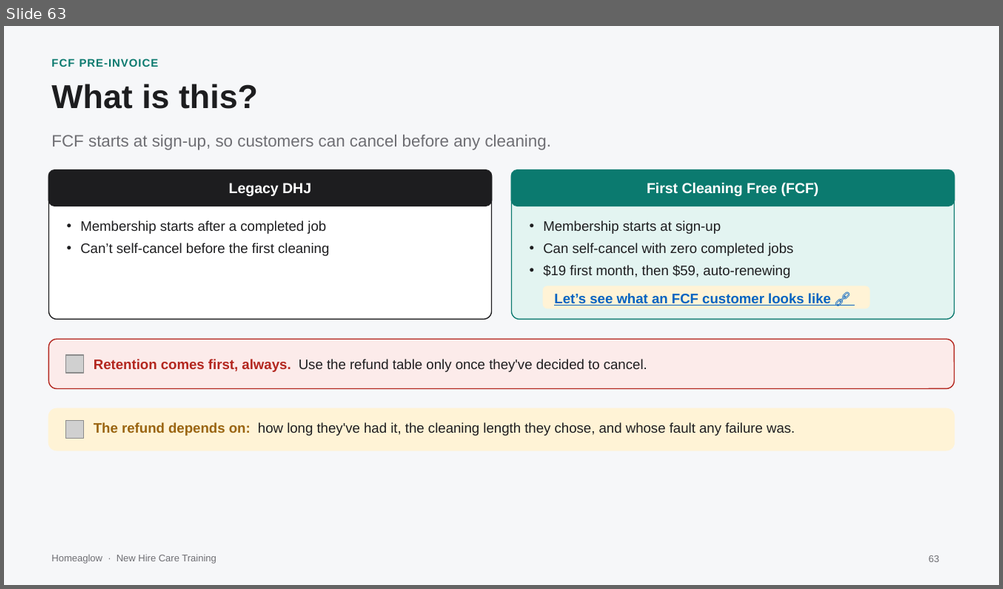
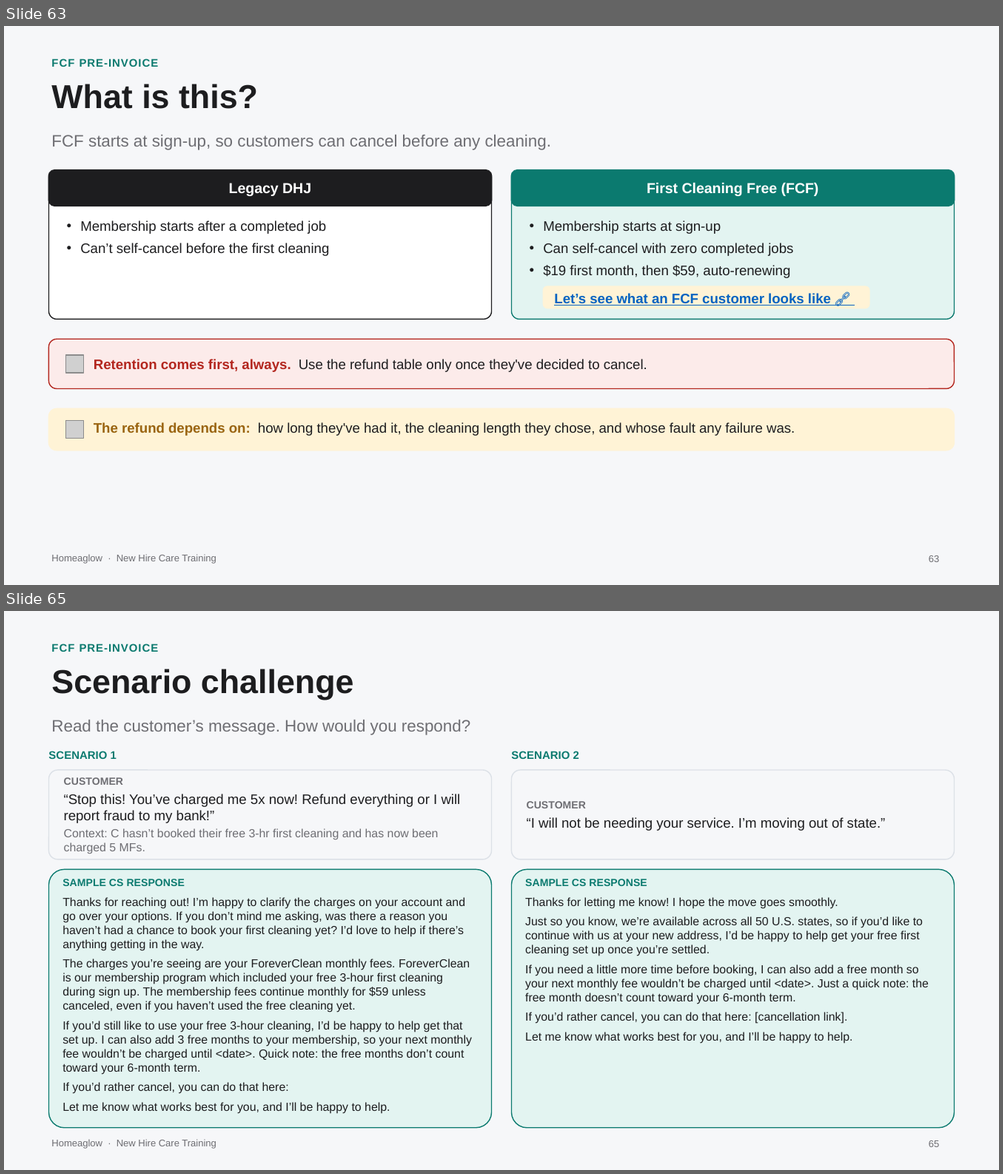
Before and after one commit to anjulimichelle/training, a slide deck: retention-membership-cancellation/retention-membership-cancellation.pptx. Shown one above the other, each under a label of ours: slide 63 before the commit, slides 63 and 65 after it; the slides between them are not shown. The pictures are 1003x589 and 1003x1174 pixels, drawn with LibreOffice and Linux fonts; fonts in the diff are those of the drawing; grey boxes stand for pictures. Boxes give left, top, right and bottom in pixels: in the first picture for what was removed or moved away, otherwise in the second. Text is boxed around its words. In the diff, an @@ line names an element or a change of style, - is before the commit and + after.

```diff
--- a/retention-membership-cancellation/retention-membership-cancellation.pptx
+++ b/retention-membership-cancellation/retention-membership-cancellation.pptx
@@ slide 65 added at [4,611,999,1170], background #F6F7F9; not listed: 1 template element that a slide beside it also shows @@
@@ text added at [51,644,159,652], 8 pt, text #0B7A6F, bold @@
+FCF PRE-INVOICE
@@ text added at [51,669,354,700], 24 pt, text #1D1D1F, bold @@
+Scenario challenge
@@ text added at [51,720,470,735], 12 pt, text #6E6E73 @@
+Read the customer’s message. How would you respond?
@@ text added at [48,751,116,759], 8 pt, text #0B7A6F, bold @@
+SCENARIO 1
@@ text added at [511,751,579,759], 8 pt, text #0B7A6F, bold @@
+SCENARIO 2
@@ rounded rectangle added at [48,770,492,860], fill #F6F7F9, outline #DCE1E7 0.75 pt @@
@@ text added at [64,777,461,854], 10 pt, text #6E6E73 @@
+CUSTOMER
+“Stop this! You’ve charged me 5x now! Refund everything or I will report fraud to my bank!”
+Context: C hasn’t booked their free 3-hr first cleaning and has now been charged 5 MFs.
@@ rounded rectangle added at [511,770,954,860], fill #F6F7F9, outline #DCE1E7 0.75 pt @@
@@ text added at [526,801,885,831], 10 pt, text #1D1D1F @@
+CUSTOMER
+“I will not be needing your service. I’m moving out of state.”
@@ rounded rectangle added at [48,869,492,1128], fill #E3F4F1, outline #0B7A6F 0.75 pt @@
@@ rounded rectangle added at [511,869,954,1128], fill #E3F4F1, outline #0B7A6F 0.75 pt @@
@@ text added at [62,879,472,1114], 8.5 pt, text #1D1D1F @@
+SAMPLE CS RESPONSE
+Thanks for reaching out! I’m happy to clarify the charges on your account and go over your options. If you don’t mind me asking, was there a reason you haven’t had a chance to book your first cleaning yet? I’d love to help if there’s anything getting in the way.
+The charges you’re seeing are your ForeverClean monthly fees. ForeverClean is our membership program which included your free 3-hour first cleaning during sign up. The membership fees continue monthly for $59 unless canceled, even if you haven’t used the free cleaning yet.
+If you’d still like to use your free 3-hour cleaning, I’d be happy to help get that set up. I can also add 3 free months to your membership, so your next monthly fee wouldn’t be charged until <date>. Quick note: the free months don’t count toward your 6-month term.
+If you’d rather cancel, you can do that here:
+Let me know what works best for you, and I’ll be happy to help.
@@ text added at [525,879,922,1044], 8.5 pt, text #1D1D1F @@
+SAMPLE CS RESPONSE
+Thanks for letting me know! I hope the move goes smoothly.
+Just so you know, we’re available across all 50 U.S. states, so if you’d like to continue with us at your new address, I’d be happy to help get your free first cleaning set up once you’re settled.
+If you need a little more time before booking, I can also add a free month so your next monthly fee wouldn’t be charged until <date>. Just a quick note: the free month doesn’t count toward your 6-month term.
+If you’d rather cancel, you can do that here: [cancellation link].
+Let me know what works best for you, and I’ll be happy to help.
@@ text added at [245,945,300,960], 9 pt, text #6E6E73 @@
+Write your reply first.
@@ text added at [676,946,732,954], 9 pt, text #6E6E73 @@
+Write your reply first.
@@ page number added at [928,1141,939,1147], 7 pt, text #6E6E73 @@
+65
```
Also in this commit, not shown: 2 slides changed, 1 other file.
